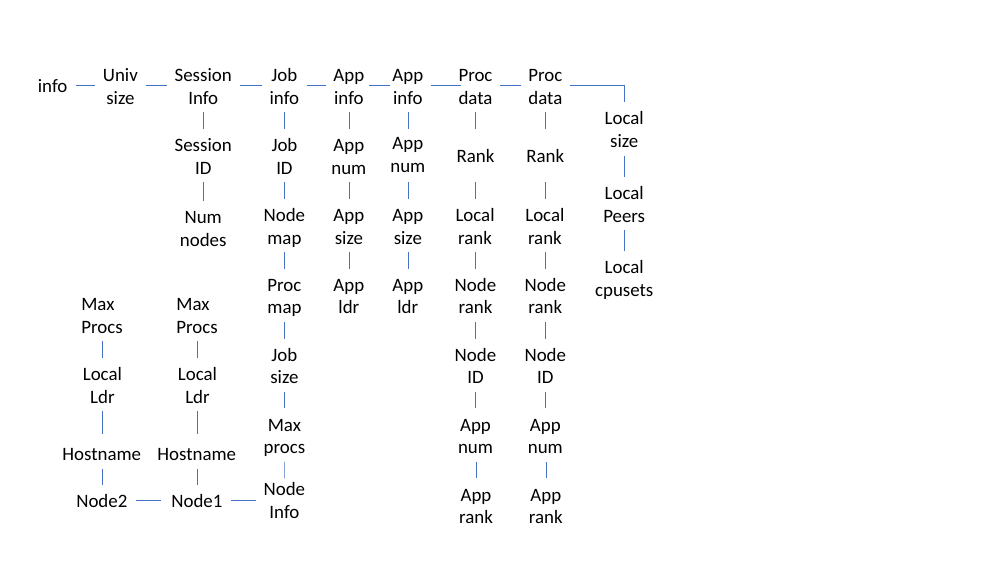
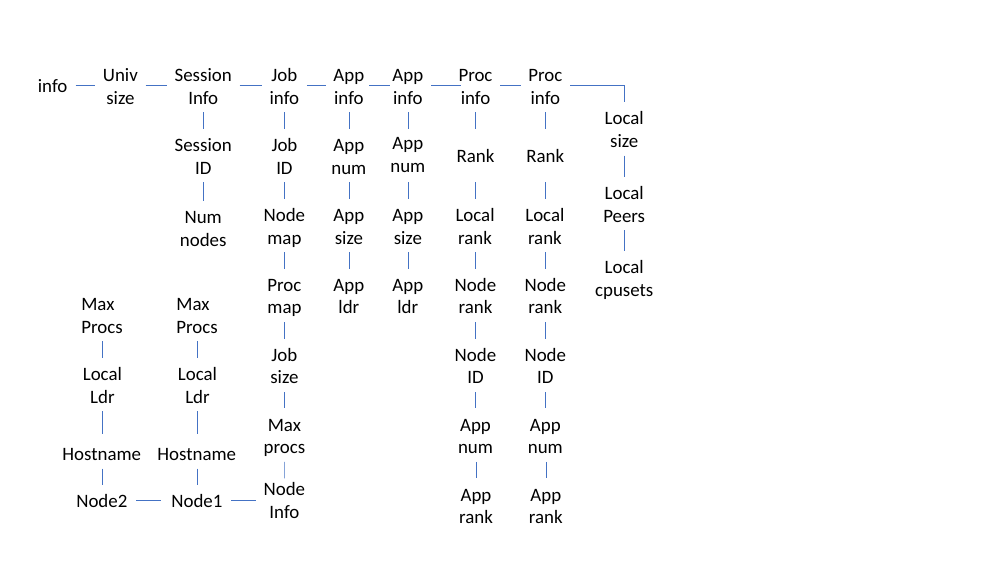
Before and after one commit to pmix/pmix-standard, a slide deck: slide 1 of figs/drawings.pptx. Drawn at 1008x567 pixels with LibreOffice and Linux fonts; fonts in the diff are those of the drawing. Boxes give left, top, right and bottom in pixels: in the first picture for what was removed or moved away, otherwise in the second. Text is boxed around its words. In the diff, an @@ line names an element or a change of style, - is before the commit and + after.

Commit message:
Cleanup registration info description
Remove the reference to the pmix.org URL in the PMIx_Get description and
replace it with a reference to the PMIx_server_register_nspace function
where the required/optional information is defined along with a
statement on how to access the various provided info. Access methods are
a part of the Standard and are not implentation-specific.

Rewrite the PMIx_server_register_nspace attribute section to more
clearly delineate what is required vs optional, and to split out the
session, job, app, proc, and node-level sections.

Deprecate PMIX_PROC_DATA in favor of PMIX_PROC_INFO_ARRAY for symmetry
so it corresponds to its session, job, app, and node brethren.

```diff
--- a/figs/drawings.pptx
+++ b/figs/drawings.pptx
@@ text at (461, 91, 490, 104): text changed @@
-data
+info
@@ text at (531, 91, 560, 104): text changed @@
-data
+info
```
Also in this commit, not shown: 2 slides added, 2 slides removed, 7 other files.
